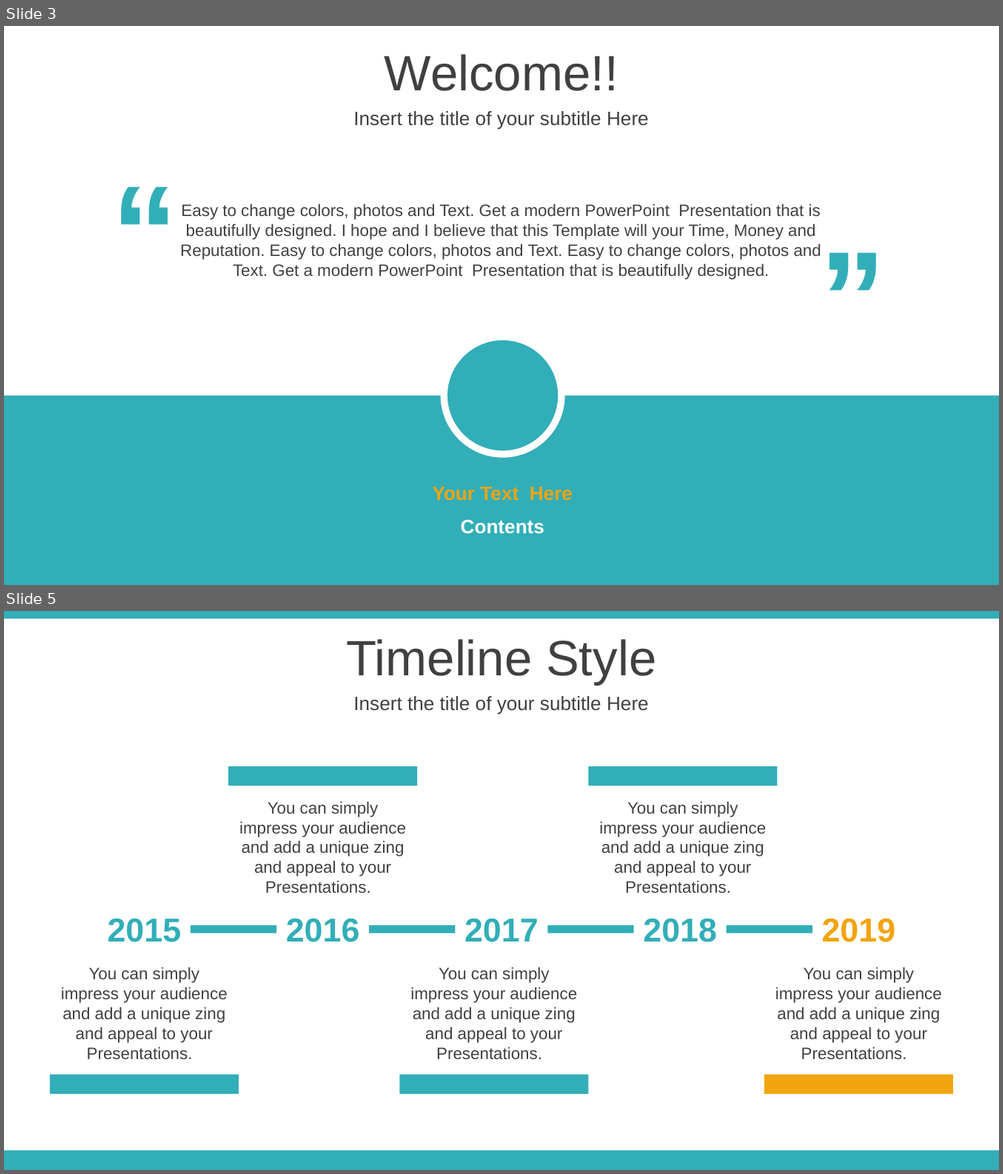
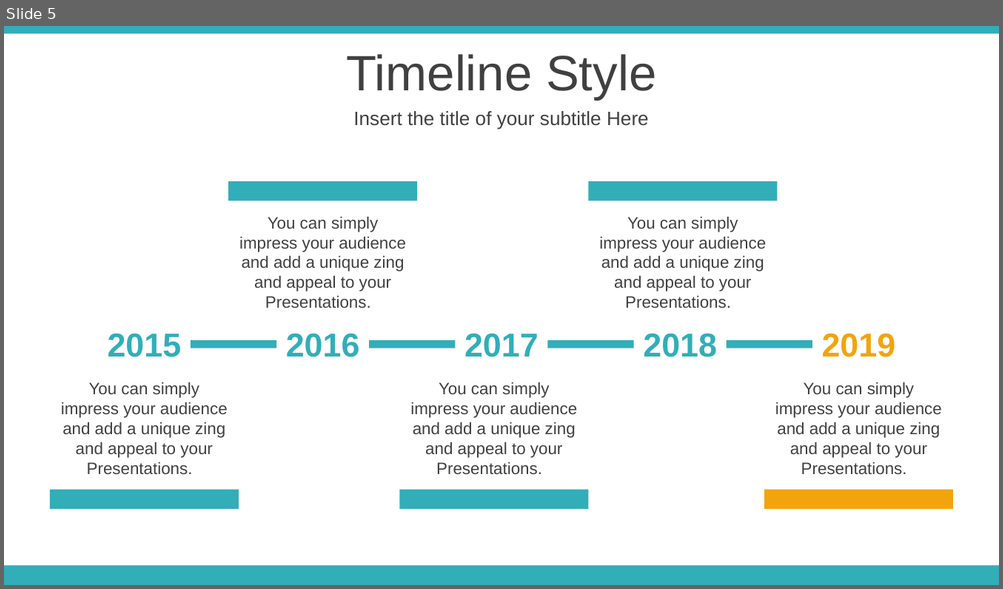
Before and after one commit to nikbarseghyan/Presentation, a slide deck: gRPC.pptx. Shown one above the other, each under a label of ours: slides 3 and 5 before the commit, slide 5 after it; the slides between them are not shown. The pictures are 1003x1174 and 1003x589 pixels, drawn with LibreOffice and Linux fonts; fonts in the diff are those of the drawing; background and template pictures are left out. Boxes give left, top, right and bottom in pixels: in the first picture for what was removed or moved away, otherwise in the second. Text is boxed around its words. In the diff, an @@ line names an element or a change of style, - is before the commit and + after.

```diff
--- a/gRPC.pptx
+++ b/gRPC.pptx
@@ slide 3 removed at (x1=4, y1=26, x2=999, y2=585), background #FFFFFF @@
@@ text removed at (x1=384, y1=54, x2=618, y2=91) @@
-Welcome!!
@@ text removed at (x1=353, y1=111, x2=649, y2=130) @@
-Insert the title of your subtitle Here
@@ text removed at (x1=102, y1=141, x2=183, y2=312) @@
-“
@@ text removed at (x1=814, y1=167, x2=896, y2=338) @@
-“
@@ text removed at (x1=180, y1=204, x2=821, y2=280) @@
-Easy to change colors, photos and Text. Get a modern PowerPoint Presentation that is beautifully designed. I hope and I believe that this Template will your Time, Money and Reputation. Easy to change colors, photos and Text. Easy to change colors, photos and Text. Get a modern PowerPoint Presentation that is beautifully designed.
@@ ellipse removed at (x1=444, y1=338, x2=561, y2=454) @@
@@ rectangle removed at (x1=4, y1=396, x2=999, y2=585) @@
@@ text removed at (x1=432, y1=487, x2=572, y2=501) @@
-Your Text Here
@@ text removed at (x1=461, y1=520, x2=544, y2=534) @@
-Contents
```
Also in this commit, not shown: 2 slides changed, 2 slides added, 1 other slide removed.
